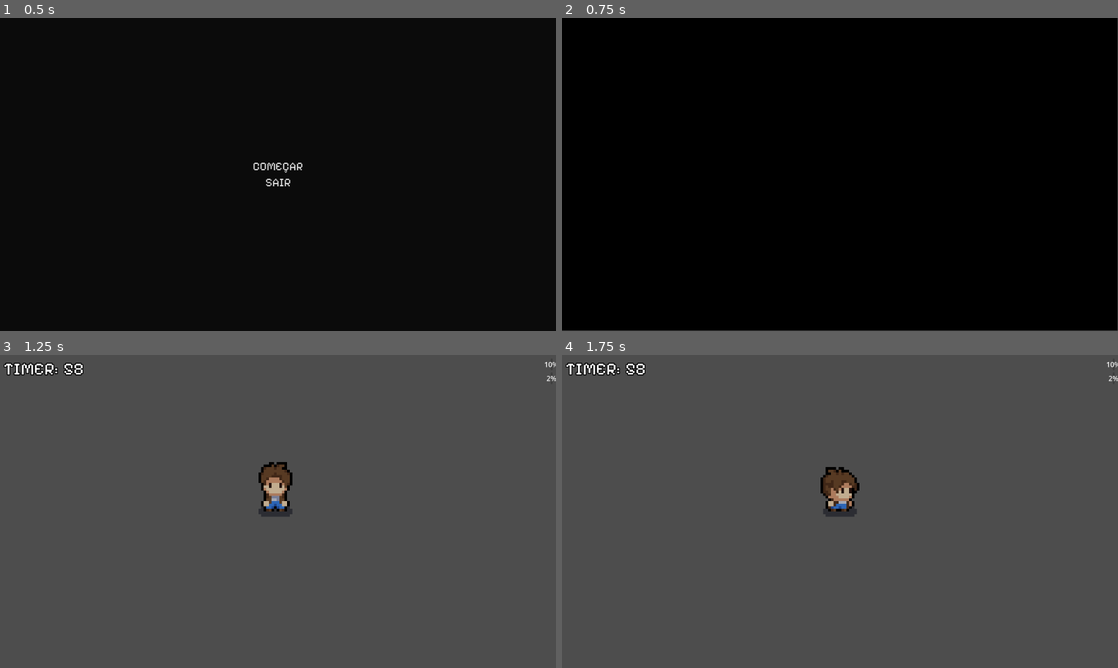
Above: before the commit, frames 1-4 (two rows, left to right).
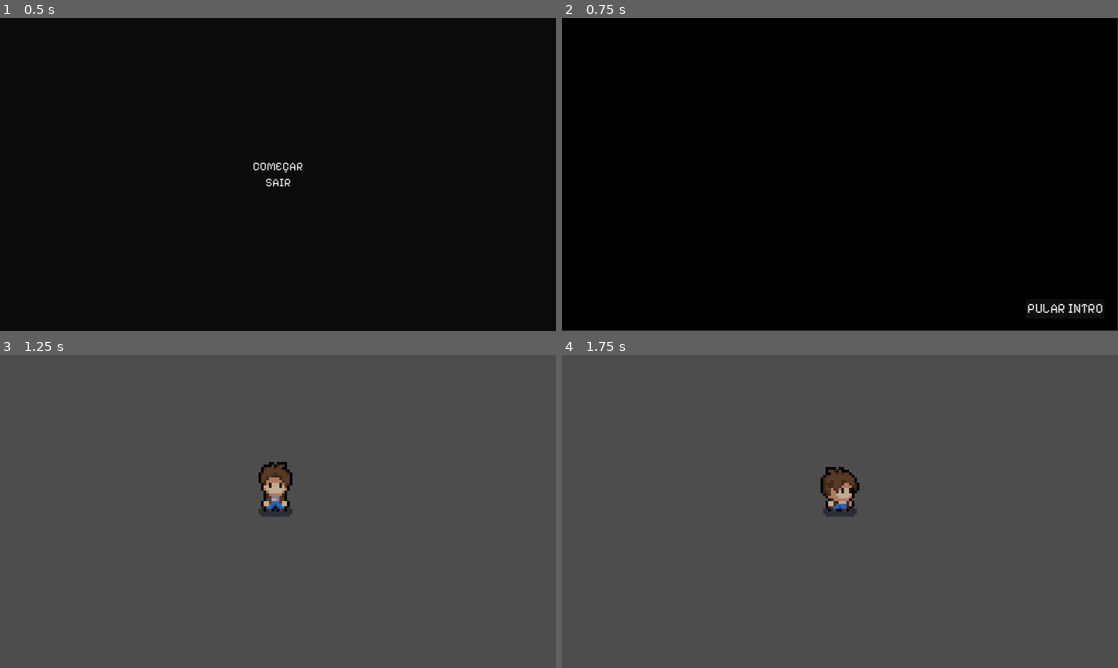
Above: after the commit, the same moments.

Repository: BellaFGS/EscapeMine
Game: Godot game, scene res://telas/tela_inicial.tscn
The game is run twice, just before and just after one commit, with the same random seed, the same clock (stepped at 60 frames per second) and the same inputs. Video files are missing from this copy of the repository; at most half a second of black plays in their place.
Inputs (mouse positions are in pixels of both pictures, inside the frame that each line leads up to):
- Up to frame 1 (0.5 s): no input
- Up to frame 2 (0.75 s): click "COMEÇAR" at 0.5 s
- Up to frame 3 (1.25 s): no input
- Up to frame 4 (1.75 s): move the mouse to (962, 495) at 1.27 s; hold D (right) from 1.28 s (still down); click (962, 495) at 1.35 s

Frame 1 is identical in both runs. In frame 2, 0.2% of the frame differs, in the area x 83-98%, y 91-95%; in frame 3, 0.4%, in the area x 0-100%, y 2-9%; in frame 4, 0.4%.

Commit message:
Básico, finalizado

Diff:
--- a/escape-mine/scenes/main.tscn
+++ b/escape-mine/scenes/main.tscn
@@ -1,19 +1,18 @@
 [gd_scene format=3 uid="uid://dqmtqk8rhl5d3"]
 
 [ext_resource type="PackedScene" uid="uid://bv5252sg3b7gi" path="res://scenes/player.tscn" id="1_0wfyh"]
+[ext_resource type="Script" uid="uid://du2do3bckhynf" path="res://scripts/main.gd" id="1_jyhfs"]
 [ext_resource type="PackedScene" uid="uid://d3lxxw82qo3oy" path="res://scenes/enemy_spawner.tscn" id="1_tbgi4"]
 [ext_resource type="PackedScene" uid="uid://754k33pvudct" path="res://telas/tela_pause.tscn" id="3_sugp2"]
-[ext_resource type="PackedScene" uid="uid://bxshgsx3lpexj" path="res://telas/hud.tscn" id="4_jyhfs"]
 
 [node name="Main" type="Node2D" unique_id=224908309]
+script = ExtResource("1_jyhfs")
 
 [node name="player" parent="." unique_id=2066799720 instance=ExtResource("1_0wfyh")]
 position = Vector2(248.99998, 207.99998)
 scale = Vector2(2, 2)
 collision_mask = 12
 
-[node name="hud" parent="." unique_id=1794209725 instance=ExtResource("4_jyhfs")]
-
 [node name="Tela_Pause" parent="." unique_id=1788756212 instance=ExtResource("3_sugp2")]
 
 [node name="EnemySpawner" parent="." unique_id=346873360 instance=ExtResource("1_tbgi4")]
--- a/escape-mine/scenes/player.tscn
+++ b/escape-mine/scenes/player.tscn
@@ -3,193 +3,6 @@
 [ext_resource type="Script" uid="uid://cwkwh6npbwvsd" path="res://scripts/player.gd" id="1_3vyb7"]
 [ext_resource type="Texture2D" uid="uid://2gc1nya7yivu" path="res://sprites/characters/player.png" id="2_g2els"]
 [ext_resource type="Script" uid="uid://hy37j6jnwt5y" path="res://scripts/hit_box.gd" id="3_qhqgy"]
-
-[sub_resource type="AtlasTexture" id="AtlasTexture_g2els"]
-atlas = ExtResource("2_g2els")
-region = Rect2(0, 336, 48, 48)
-
-[sub_resource type="AtlasTexture" id="AtlasTexture_ur7pv"]
-atlas = ExtResource("2_g2els")
-region = Rect2(48, 336, 48, 48)
-
-[sub_resource type="AtlasTexture" id="AtlasTexture_y4r1p"]
-atlas = ExtResource("2_g2els")
-region = Rect2(96, 336, 48, 48)
-
-[sub_resource type="AtlasTexture" id="AtlasTexture_d2wvv"]
-atlas = ExtResource("2_g2els")
-region = Rect2(144, 336, 48, 48)
-
-[sub_resource type="AtlasTexture" id="AtlasTexture_qhqgy"]
-atlas = ExtResource("2_g2els")
-region = Rect2(0, 0, 48, 48)
-
-[sub_resource type="AtlasTexture" id="AtlasTexture_dqkch"]
-atlas = ExtResource("2_g2els")
-region = Rect2(48, 0, 48, 48)
-
-[sub_resource type="AtlasTexture" id="AtlasTexture_qlg0r"]
-atlas = ExtResource("2_g2els")
-region = Rect2(96, 0, 48, 48)
-
-[sub_resource type="AtlasTexture" id="AtlasTexture_tuyoq"]
-atlas = ExtResource("2_g2els")
-region = Rect2(144, 0, 48, 48)
-
-[sub_resource type="AtlasTexture" id="AtlasTexture_fjrip"]
-atlas = ExtResource("2_g2els")
-region = Rect2(192, 0, 48, 48)
-
-[sub_resource type="AtlasTexture" id="AtlasTexture_smehm"]
-atlas = ExtResource("2_g2els")
-region = Rect2(240, 0, 48, 48)
-
-[sub_resource type="AtlasTexture" id="AtlasTexture_3v2ag"]
-atlas = ExtResource("2_g2els")
-region = Rect2(240, 192, 48, 48)
-
-[sub_resource type="AtlasTexture" id="AtlasTexture_jej6c"]
-atlas = ExtResource("2_g2els")
-region = Rect2(192, 192, 48, 48)
-
-[sub_resource type="AtlasTexture" id="AtlasTexture_f1ej7"]
-atlas = ExtResource("2_g2els")
-region = Rect2(144, 192, 48, 48)
-
-[sub_resource type="AtlasTexture" id="AtlasTexture_oprun"]
-atlas = ExtResource("2_g2els")
-region = Rect2(96, 192, 48, 48)
-
-[sub_resource type="AtlasTexture" id="AtlasTexture_a8ls1"]
-atlas = ExtResource("2_g2els")
-region = Rect2(48, 192, 48, 48)
-
-[sub_resource type="AtlasTexture" id="AtlasTexture_qfm1y"]
-atlas = ExtResource("2_g2els")
-region = Rect2(0, 192, 48, 48)
-
-[sub_resource type="AtlasTexture" id="AtlasTexture_fulsm"]
-atlas = ExtResource("2_g2els")
-region = Rect2(0, 240, 48, 48)
-
-[sub_resource type="AtlasTexture" id="AtlasTexture_4r5pv"]
-atlas = ExtResource("2_g2els")
-region = Rect2(48, 240, 48, 48)
-
-[sub_resource type="AtlasTexture" id="AtlasTexture_60mlk"]
-atlas = ExtResource("2_g2els")
-region = Rect2(96, 240, 48, 48)
-
-[sub_resource type="AtlasTexture" id="AtlasTexture_i4ail"]
-atlas = ExtResource("2_g2els")
-region = Rect2(144, 240, 48, 48)
-
-[sub_resource type="AtlasTexture" id="AtlasTexture_a38lo"]
-atlas = ExtResource("2_g2els")
-region = Rect2(192, 240, 48, 48)
-
-[sub_resource type="AtlasTexture" id="AtlasTexture_4ni07"]
-atlas = ExtResource("2_g2els")
-region = Rect2(240, 240, 48, 48)
-
-[sub_resource type="SpriteFrames" id="SpriteFrames_g2els"]
-animations = [{
-"frames": [{
-"duration": 1.0,
-"texture": SubResource("AtlasTexture_g2els")
-}, {
-"duration": 1.0,
-"texture": SubResource("AtlasTexture_ur7pv")
-}, {
-"duration": 1.0,
-"texture": SubResource("AtlasTexture_y4r1p")
-}, {
-"duration": 1.0,
-"texture": SubResource("AtlasTexture_d2wvv")
-}],
-"loop": true,
-"name": &"attack_top",
-"speed": 5.0
-}, {
-"frames": [],
-"loop": true,
-"name": &"down",
-"speed": 5.0
-}, {
-"frames": [{
-"duration": 1.0,
-"texture": SubResource("AtlasTexture_qhqgy")
-}, {
-"duration": 1.0,
-"texture": SubResource("AtlasTexture_dqkch")
-}, {
-"duration": 1.0,
-"texture": SubResource("AtlasTexture_qlg0r")
-}, {
-"duration": 1.0,
-"texture": SubResource("AtlasTexture_tuyoq")
-}, {
-"duration": 1.0,
-"texture": SubResource("AtlasTexture_fjrip")
-}, {
-"duration": 1.0,
-"texture": SubResource("AtlasTexture_smehm")
-}],
-"loop": true,
-"name": &"idle",
-"speed": 3.0
-}, {
-"frames": [{
-"duration": 1.0,
-"texture": SubResource("AtlasTexture_3v2ag")
-}, {
-"duration": 1.0,
-"texture": SubResource("AtlasTexture_jej6c")
-}, {
-"duration": 1.0,
-"texture": SubResource("AtlasTexture_f1ej7")
-}, {
-"duration": 1.0,
-"texture": SubResource("AtlasTexture_oprun")
-}, {
-"duration": 1.0,
-"texture": SubResource("AtlasTexture_a8ls1")
-}, {
-"duration": 1.0,
-"texture": SubResource("AtlasTexture_qfm1y")
-}],
-"loop": true,
-"name": &"left",
-"speed": 5.0
-}, {
-"frames": [],
-"loop": true,
-"name": &"right",
-"speed": 5.0
-}, {
-"frames": [{
-"duration": 1.0,
-"texture": SubResource("AtlasTexture_fulsm")
-}, {
-"duration": 1.0,
-"texture": SubResource("AtlasTexture_4r5pv")
-}, {
-"duration": 1.0,
-"texture": SubResource("AtlasTexture_60mlk")
-}, {
-"duration": 1.0,
-"texture": SubResource("AtlasTexture_i4ail")
-}, {
-"duration": 1.0,
-"texture": SubResource("AtlasTexture_a38lo")
-}, {
-"duration": 1.0,
-"texture": SubResource("AtlasTexture_4ni07")
-}],
-"loop": true,
-"name": &"top",
-"speed": 5.0
-}]
 
 [sub_resource type="Animation" id="Animation_g2els"]
 length = 0.001
@@ -1468,26 +1281,17 @@
 }
 
 [sub_resource type="RectangleShape2D" id="RectangleShape2D_dqkch"]
-size = Vector2(9, 14.05)
+size = Vector2(9, 13)
 
 [sub_resource type="RectangleShape2D" id="RectangleShape2D_ur7pv"]
 size = Vector2(17, 25)
 
 [sub_resource type="RectangleShape2D" id="RectangleShape2D_g2els"]
-size = Vector2(9, 13)
+size = Vector2(10, 15)
 
 [node name="player" type="CharacterBody2D" unique_id=2066799720 groups=["player"]]
 collision_mask = 14
 script = ExtResource("1_3vyb7")
-
-[node name="Anim" type="AnimatedSprite2D" parent="." unique_id=485456328]
-visible = false
-position = Vector2(-0.445, -16.96)
-sprite_frames = SubResource("SpriteFrames_g2els")
-animation = &"idle"
-autoplay = "idle"
-frame_progress = 0.7655286
-speed_scale = 1.8
 
 [node name="Texture" type="Sprite2D" parent="." unique_id=1201391331]
 position = Vector2(-0.5, -17)
@@ -1501,7 +1305,7 @@
 libraries/ = SubResource("AnimationLibrary_smehm")
 
 [node name="Collision" type="CollisionShape2D" parent="." unique_id=762796330]
-position = Vector2(0, -6.975)
+position = Vector2(0, -7.5)
 shape = SubResource("RectangleShape2D_dqkch")
 
 [node name="hitBox" type="Area2D" parent="." unique_id=946173995]
@@ -1518,7 +1322,7 @@
 collision_mask = 2
 
 [node name="Collision" type="CollisionShape2D" parent="hurtBox" unique_id=1375003985]
-position = Vector2(0, -7)
+position = Vector2(0, -7.5)
 shape = SubResource("RectangleShape2D_g2els")
 debug_color = Color(1, 0, 0.105882354, 0.2627451)
 
--- a/escape-mine/scripts/Character.gd
+++ b/escape-mine/scripts/Character.gd
@@ -4,7 +4,7 @@
 @onready var texture = get_node_or_null("Texture")
 
 @export var speed = 100
-@export var vida = 10
+@export var vida = 5
 @export var dano = 1
 
 var ultima_direcao = "down"
@@ -74,7 +74,7 @@
 		return
 
 	vida -= valor
-	emit_signal("vida_alterada", vida)
+	#emit_signal("vida_alterada", vida)
 
 	tomando_dano = true
 
--- a/escape-mine/scripts/GameManager.gd
+++ b/escape-mine/scripts/GameManager.gd
@@ -35,3 +35,9 @@
 	elif resultado == "LOSE":
 		var tela_morte = preload("res://telas/tela_morte.tscn").instantiate()
 		get_tree().current_scene.add_child(tela_morte)
+
+func resetar():
+	estado = "RUNNING"
+	tempo_restante = 60
+	dificuldade = 1
+	player_tem_chave = false
--- a/escape-mine/scripts/intro_video.gd
+++ b/escape-mine/scripts/intro_video.gd
@@ -3,3 +3,7 @@
 
 func _on_video_stream_player_finished() -> void:
 	get_tree().change_scene_to_file("res://scenes/main.tscn")
+
+
+func _on_button_pressed() -> void:
+	get_tree().change_scene_to_file("res://scenes/main.tscn")
--- /dev/null
+++ b/escape-mine/scripts/main.gd
@@ -0,0 +1,4 @@
+extends Node2D
+
+func _ready():
+	GameManager.resetar()
--- a/escape-mine/scripts/player.gd
+++ b/escape-mine/scripts/player.gd
@@ -1,13 +1,12 @@
 extends "res://scripts/Character.gd"
 
-signal vida_alterada(valor)
-signal dano_alterado(valor)
+#signal vida_alterada(valor)
+#signal dano_alterado(valor)
 
 func _ready():
 	speed = 300
 	vida = 10
 	dano = 1
-
 
 func _physics_process(delta):
 	var direcao = Vector2(
@@ -24,10 +23,9 @@
 
 func pegar_item(item):
 	item.aplicar(self)
-	emit_signal("vida_alterada", vida)
-	emit_signal("dano_alterado", dano)
+	#emit_signal("vida_alterada", vida)
+	#emit_signal("dano_alterado", dano)
 	item.queue_free()
-
 
 func _on_animator_animation_finished(anim_name: StringName) -> void:
 	if anim_name.begins_with("attack"):
--- a/escape-mine/scripts/tela_inicial.gd
+++ b/escape-mine/scripts/tela_inicial.gd
@@ -3,6 +3,7 @@
 func _ready() -> void:
 	# Garantir que a tela inicial esteja visível ao iniciar o jogo
 	visible = true
+	get_tree().paused = false
 
 # Botão COMEÇAR
 func _on_btn_comecar_pressed() -> void:
--- a/escape-mine/scripts/tela_morte.gd
+++ b/escape-mine/scripts/tela_morte.gd
@@ -3,13 +3,15 @@
 func _ready() -> void:
 	# A tela de morte já começa visível
 	visible = true
+	get_tree().paused = true
 
 # Botão SAIR
 func _on_btn_sair_pressed() -> void:
 	get_tree().quit()
 
-# Botão REINICIAR
-func _on_btn_reiniciar_pressed() -> void:
-	# Reinicia a cena principal do jogo sem voltar para a tela inicial
+
+func _on_btn_voltar_pressed() -> void:
+	GameManager.resetar()
 	get_tree().paused = false
 	get_tree().reload_current_scene()
+	#get_tree().change_scene_to_file("res://telas/tela_inicial.tscn")
--- a/escape-mine/scripts/tela_vitoria.gd
+++ b/escape-mine/scripts/tela_vitoria.gd
@@ -3,12 +3,13 @@
 func _ready() -> void:
 	# A tela já começa visível
 	visible = true
+	get_tree().paused = false
 
 # Botão SAIR
 func _on_btn_sair_pressed() -> void:
 	get_tree().quit()
 
 
-func _on_btn_retomar_pressed() -> void:
-	get_tree().paused = false
-	get_tree().reload_current_scene()
+func _on_btn_voltar_pressed() -> void:
+	GameManager.resetar()
+	get_tree().change_scene_to_file("res://telas/tela_inicial.tscn")
--- a/escape-mine/telas/intro_video.tscn
+++ b/escape-mine/telas/intro_video.tscn
@@ -2,6 +2,7 @@
 
 [ext_resource type="Script" uid="uid://c3v5uia4tqhir" path="res://scripts/intro_video.gd" id="1_dm6qt"]
 [ext_resource type="VideoStream" uid="uid://cng6is4inelgg" path="res://telas/video/escapeMineIntro.ogv" id="1_io162"]
+[ext_resource type="FontFile" uid="uid://cbi0bu6cyx80o" path="res://telas/Temas/PixelifySans-VariableFont_wght.ttf" id="3_hpd4y"]
 
 [node name="IntroVideo" type="Node2D" unique_id=1821177310]
 script = ExtResource("1_dm6qt")
@@ -23,4 +24,15 @@
 autoplay = true
 expand = true
 
+[node name="Button" type="Button" parent="Control" unique_id=852827724]
+layout_mode = 0
+offset_left = 1067.0
+offset_top = 646.0
+offset_right = 1249.0
+offset_bottom = 691.0
+theme_override_fonts/font = ExtResource("3_hpd4y")
+theme_override_font_sizes/font_size = 30
+text = "PULAR INTRO"
+
 [connection signal="finished" from="Control/VideoStreamPlayer" to="." method="_on_video_stream_player_finished"]
+[connection signal="pressed" from="Control/Button" to="." method="_on_button_pressed"]
--- a/escape-mine/telas/tela_morte.tscn
+++ b/escape-mine/telas/tela_morte.tscn
@@ -37,8 +37,7 @@
 theme_override_font_sizes/font_size = 27
 text = "VOCÊ MORREU!"
 
-[node name="btn_retomar" type="Button" parent="Menu" unique_id=1757579034]
-visible = false
+[node name="btn_voltar" type="Button" parent="Menu" unique_id=1757579034]
 layout_mode = 2
 theme = ExtResource("2_hsgcq")
 text = "REINICIAR"
@@ -48,5 +47,5 @@
 theme = ExtResource("2_hsgcq")
 text = "SAIR"
 
-[connection signal="pressed" from="Menu/btn_retomar" to="." method="_on_btn_retomar_pressed"]
+[connection signal="pressed" from="Menu/btn_voltar" to="." method="_on_btn_voltar_pressed"]
 [connection signal="pressed" from="Menu/btn_sair" to="." method="_on_btn_sair_pressed"]
--- a/escape-mine/telas/tela_vitoria.tscn
+++ b/escape-mine/telas/tela_vitoria.tscn
@@ -34,16 +34,15 @@
 theme_override_font_sizes/font_size = 26
 text = "Parabéns, você conseguiu escapar da caverna e prometeu a si mesmo pedir um aumento"
 
-[node name="btn_retomar" type="Button" parent="Menu" unique_id=1757579034]
-visible = false
+[node name="btn_voltar" type="Button" parent="Menu" unique_id=1757579034]
 layout_mode = 2
 theme = ExtResource("2_by7js")
-text = "RETOMAR"
+text = "VOLTAR PARA O INÍCIO"
 
 [node name="btn_sair" type="Button" parent="Menu" unique_id=848326941]
 layout_mode = 2
 theme = ExtResource("2_by7js")
 text = "SAIR"
 
-[connection signal="pressed" from="Menu/btn_retomar" to="." method="_on_btn_retomar_pressed"]
+[connection signal="pressed" from="Menu/btn_voltar" to="." method="_on_btn_voltar_pressed"]
 [connection signal="pressed" from="Menu/btn_sair" to="." method="_on_btn_sair_pressed"]
Not shown, added: escape-mine/scripts/main.gd.uid
